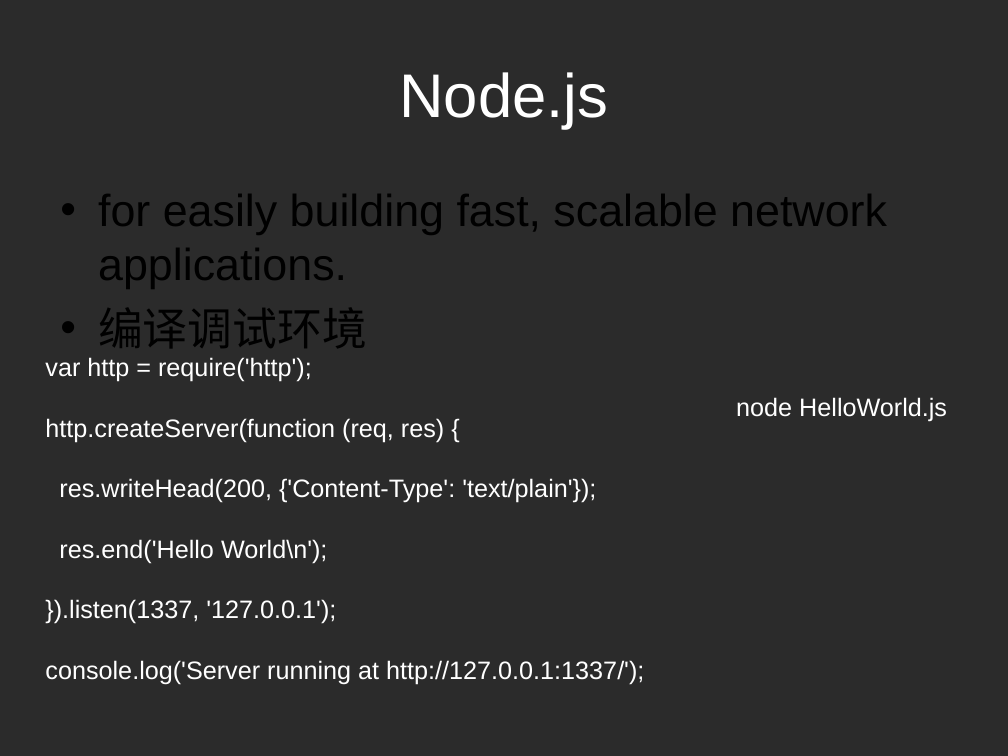
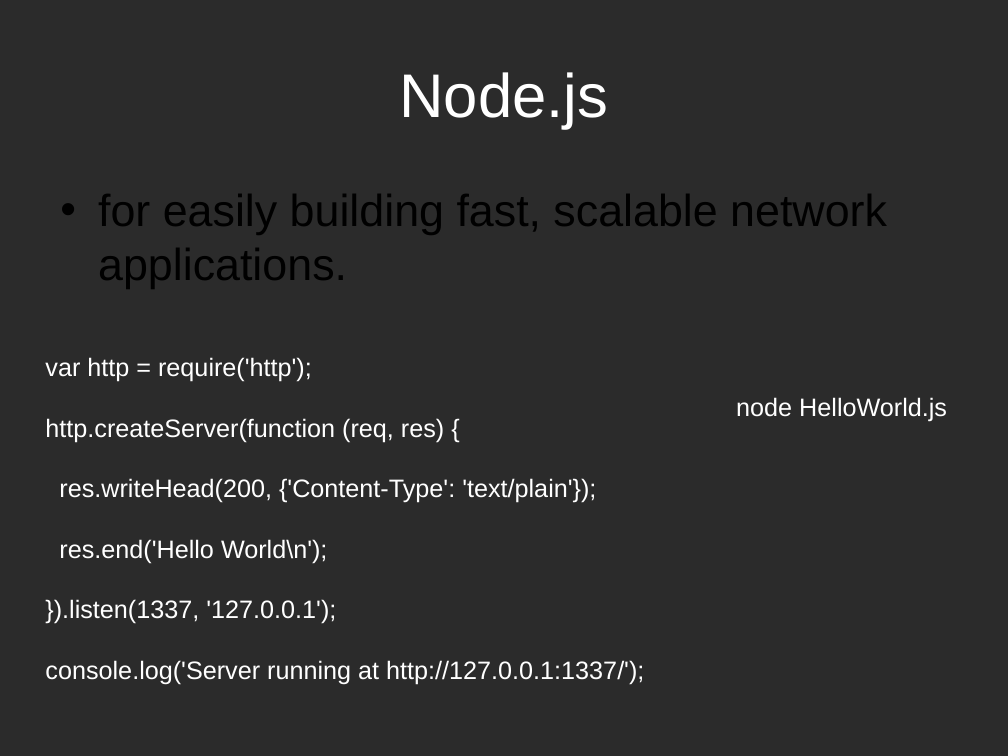
Before and after one commit to georgebbbb/web, a slide deck: slide 5 of FrontEnd.ppt (slide 6 before the commit). Drawn at 1008x756 pixels with LibreOffice and Linux fonts; fonts in the diff are those of the drawing; background and template pictures are left out; a plain dark background stands for a picture behind light text. Boxes give left, top, right and bottom in pixels: in the first picture for what was removed or moved away, otherwise in the second. Text is boxed around its words. In the diff, an @@ line names an element or a change of style, - is before the commit and + after.

```diff
--- a/FrontEnd.ppt
+++ b/FrontEnd.ppt
@@ text at [98, 308, 367, 348]: paragraph removed @@
-• 编译调试环境
```
Also in this commit, not shown: 3 other slides changed, 9 slides added, 3 slides removed, 16 other files.
